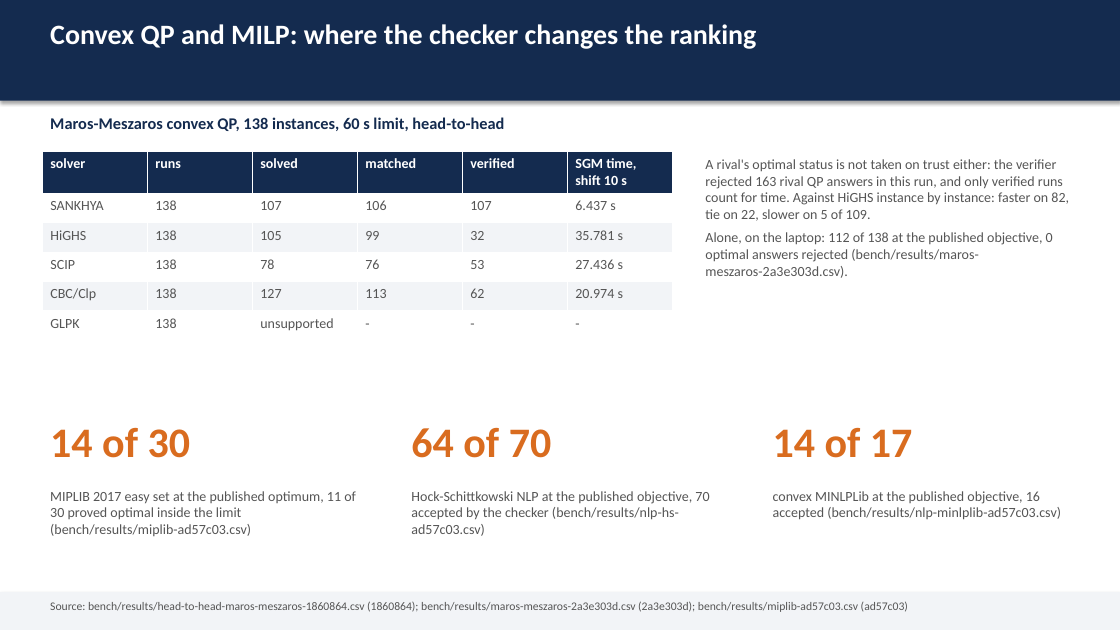
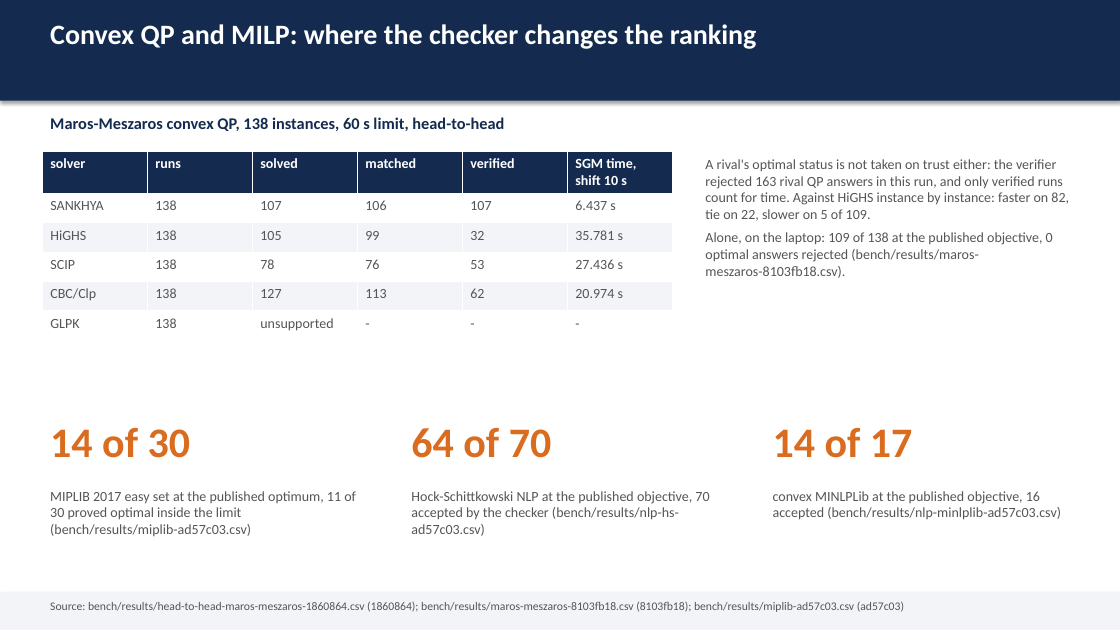
Before and after one commit to Bhumika-1432006/SANKHYA, a slide deck: slide 6 of docs/SANKHYA-deck.pptx. Drawn at 1120x630 pixels with LibreOffice and Linux fonts; fonts in the diff are those of the drawing. Boxes give left, top, right and bottom in pixels: in the first picture for what was removed or moved away, otherwise in the second. Text is boxed around its words. In the diff, an @@ line names an element or a change of style, - is before the commit and + after.

Commit message:
bench(qp): Maros-Meszaros on main at 8103fb18 under WSL, 109 matched and 121 verified of 138
All 138 instances at 60 s, the binary built from main at 8103fb18 with g++ 11.4 on Ubuntu
22.04 under WSL on the laptop (4 vCPUs, 4 GB), the same solver settings as the cited run
before it (bench/results/maros-meszaros-8103fb18.csv): optimal on 111, within 1e-6 of the
reference on 109, verifier-accepted on 121, no optimal the verifier rejects.

This run supersedes maros-meszaros-2a3e303d.csv (112 / 124 / 114) as the cited one, and the
earlier maros-meszaros-847042e3.csv and maros-meszaros-finish-handoff-847042e3.csv with
it. Those three were produced on Windows with binaries of the stated commits that had been
relinked, unchanged, until Smart App Control stopped blocking them; relinking a binary to
change its hash works around a security control, so their numbers are not cited any more.
The CSVs stay in bench/results as history, their stamps are the commits they were built
from, and CI built and tested every one of those commits on its own.

Against the superseded run the three largest models fall to the 60 s limit here: boyd2 at
0 iterations, cont-300 at 6 (13 in 45 s natively), cvxqp2l at 6 (18 in 54 s); nothing else
changes and the smaller instances agree. docs/BENCHMARKS.md, docs/REPORT.md and the README
scoreboard regenerated by their scripts; the README paragraph and the PS26119 coverage line
read this run.

Refs #980, #981.

```diff
--- a/docs/SANKHYA-deck.pptx
+++ b/docs/SANKHYA-deck.pptx
@@ text at [705, 232, 1053, 278]: text changed @@
-Alone, on the laptop: 112 of 138 at the published objective, 0 optimal answers rejected (bench/results/maros-meszaros-2a3e303d.csv).
+Alone, on the laptop: 109 of 138 at the published objective, 0 optimal answers rejected (bench/results/maros-meszaros-8103fb18.csv).
@@ text at [50, 601, 904, 612]: text changed @@
-Source: bench/results/head-to-head-maros-meszaros-1860864.csv (1860864); bench/results/maros-meszaros-2a3e303d.csv (2a3e303d); bench/results/miplib-ad57c03.csv (ad57c03)
+Source: bench/results/head-to-head-maros-meszaros-1860864.csv (1860864); bench/results/maros-meszaros-8103fb18.csv (8103fb18); bench/results/miplib-ad57c03.csv (ad57c03)
```
Also in this commit, not shown: 1 other slide changed, 6 other files.
